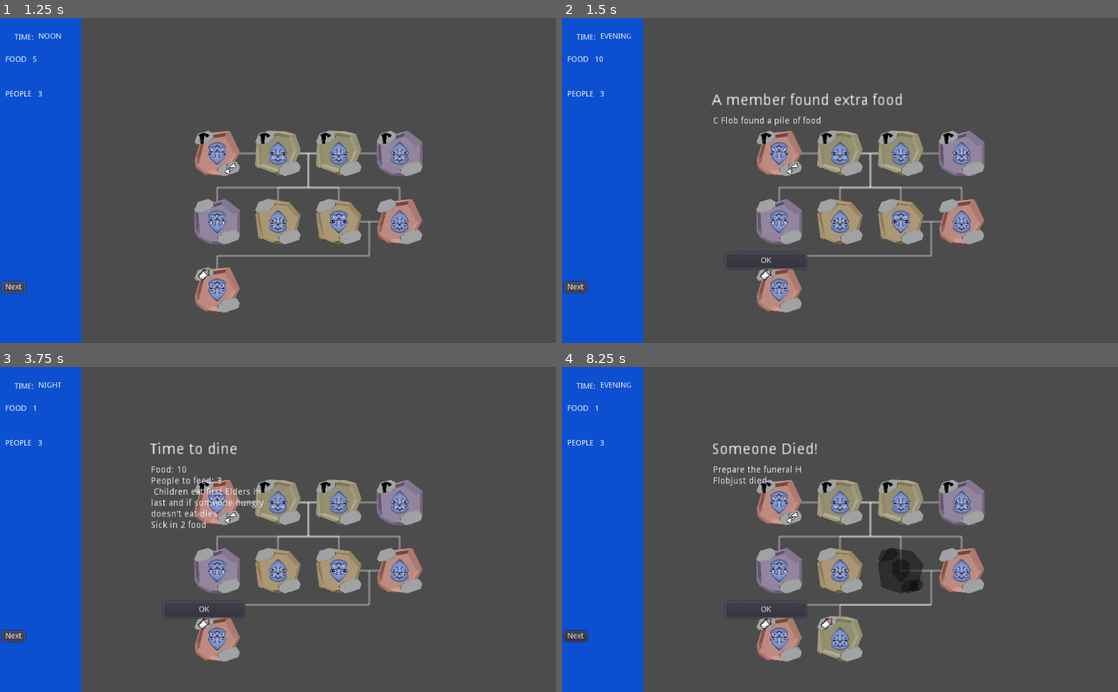
Above: before the commit, frames 1-4 (two rows, left to right).
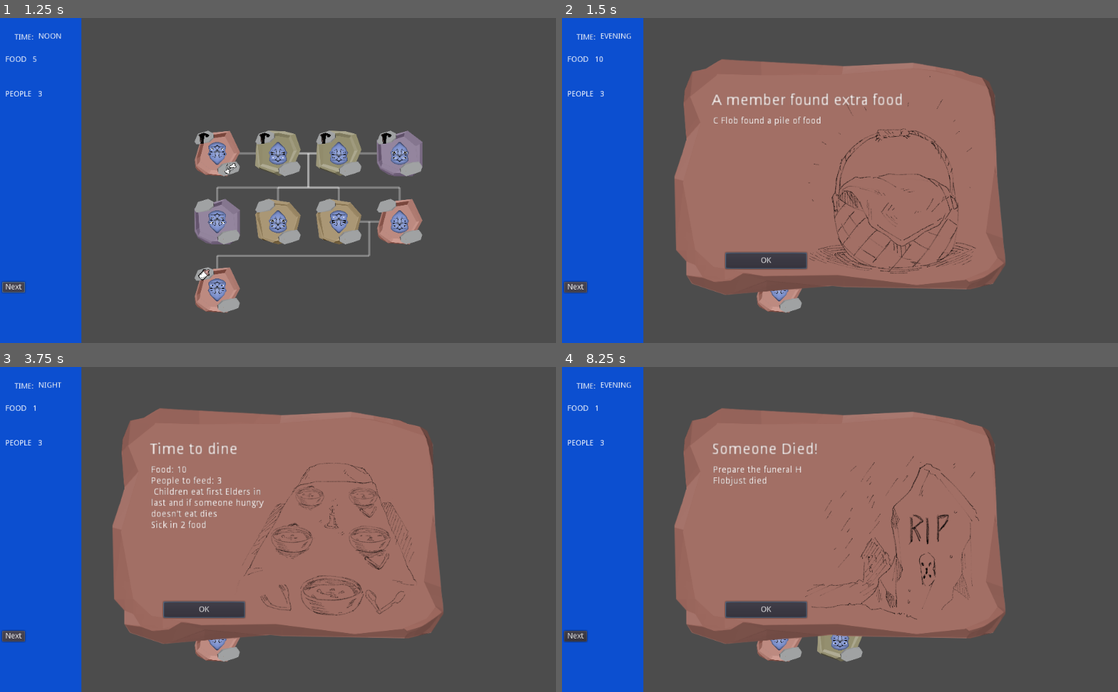
Above: after the commit, the same moments.

Repository: pmoco/GGJ23-FlipFlop_Gene
Game: Godot game, scene res://scenes/test.tscn
Same seed, same stepped clock (60 frames per second), same inputs: the game is played once before the commit and once after it.
Inputs (mouse positions are in pixels of both pictures, inside the frame that each line leads up to):
- Up to frame 1 (1.25 s): click "Next" at 0.5 s
- Up to frame 2 (1.5 s): click "Next" at 1.25 s
- Up to frame 3 (3.75 s): click "OK" at 2 s; click "OK" at 2.75 s; click "Next" at 3.5 s
- Up to frame 4 (8.25 s): click "OK" at 4.25 s; tap Enter at 5, 6.5, 8 s; move the mouse to (812, 594) at 5.02 s; click (812, 594) at 5.17 s; tap Space at 5.75, 7.25 s; move the mouse to (1006, 578) at 5.77 s; click (1006, 578) at 5.92 s; move the mouse to (673, 480) at 6.52 s; click (673, 480) at 6.67 s; move the mouse to (867, 529) at 7.27 s; click (867, 529) at 7.42 s; move the mouse to (756, 448) at 8.02 s; click (756, 448) at 8.17 s

Frame 1 is identical in both runs. In frame 2, 38% of the frame differs, in the area x 20-80%, y 12-86%; in frame 3, 37%; in frame 4, 38%.

Commit message:
Correct splashart pathing

Diff:
--- a/scripts/Events/DiedEvent.gd
+++ b/scripts/Events/DiedEvent.gd
@@ -22,7 +22,7 @@
 	scene.peopleCount = scene.peopleCount -1
 
 	self.eventName =  "ThisisaDeathEvent"
-	self.photoPath = "ASSETS/SPLASHART_DEATH.png"
+	self.photoPath = "SPLASHART/SPLASHART_DEATH.png"
 
 	character_to_kill.is_alive = false
 	return 0
--- a/scripts/Events/DineEvent.gd
+++ b/scripts/Events/DineEvent.gd
@@ -6,7 +6,7 @@
 	self.text = "Food: "+ String(scene.food) + "\nPeople to feed: "+ String(scene.peopleCount)+ "\n Children eat first Elders in last and if someone hungry doesn't eat dies\nSick in 2 food"
 
 	self.eventName =  "ThisisaDineEvent"
-	self.photoPath = "ASSETS/SPLASHART_MEAL.png"
+	self.photoPath = "SPLASHART/SPLASHART_MEAL TIME.png"
 
 	return 0
 #	scene.graph_holder
--- a/scripts/Events/ExtrafoodEvent.gd
+++ b/scripts/Events/ExtrafoodEvent.gd
@@ -14,5 +14,5 @@
 	scene.food = scene.food +5
 
 	self.eventName =  "ThisisanextrafoodEvent"
-	self.photoPath = "ASSETS/SPLASHART_EXTRA FOOD.png"
+	self.photoPath = "SPLASHART/SPLASHART_EXTRA FOOD.png"
 	return 0
--- a/scripts/Events/HaveChildEvent.gd
+++ b/scripts/Events/HaveChildEvent.gd
@@ -25,7 +25,7 @@
 	scene.peopleCount = scene.peopleCount +1
 
 	self.eventName =  "ThisisanEvent"
-	self.photoPath = "ASSETS/SPLASHART_BABY.png"
+	self.photoPath = "SPLASHART/SPLASHART_BABY.png"
 
 #	scene.graph_holder
 	var baby = Character.new()
--- a/scripts/Events/MarryEvent.gd
+++ b/scripts/Events/MarryEvent.gd
@@ -20,7 +20,7 @@
 	scene.peopleCount = scene.peopleCount +1
 
 	self.eventName =  "ThisisanEvent"
-	self.photoPath = "ASSETS/SPLASHART_MARRIAGE.png"
+	self.photoPath = "SPLASHART/SPLASHART_MARRIAGE.png"
 
 #	scene.graph_holder
 	character1.marry(character2)
--- a/scripts/Events/SickEvent.gd
+++ b/scripts/Events/SickEvent.gd
@@ -23,7 +23,7 @@
 		self.text = character_to_kill.first_name+" " +character_to_kill.last_name+ " got sick"
 
 	self.eventName =  "ThisisaSickEvent"
-	self.photoPath = "ASSETS/SPLASHART_SICKNESS.png"
+	self.photoPath = "SPLASHART/SPLASHART_SICKNESS.png"
 
 	return 0
 	#Change character state
--- a/scripts/Events/StrangerFoundEvent.gd
+++ b/scripts/Events/StrangerFoundEvent.gd
@@ -13,7 +13,7 @@
 	scene.peopleCount = scene.peopleCount +1
 
 	self.eventName =  "ThisisanEvent"
-	self.photoPath = "ASSETS/SPLASHART_STRANGER.png"
+	self.photoPath = "SPLASHART/SPLASHART_STRANGER FOUND.png"
 
 #	scene.graph_holder
 	var stranger = Character.new()
--- a/scripts/Events/WoundedEvent.gd
+++ b/scripts/Events/WoundedEvent.gd
@@ -23,7 +23,7 @@
 		self.text = character_to_kill.first_name+" " +character_to_kill.last_name+ " got injured"
 
 	self.eventName =  "ThisisawoundedEvent"
-	self.photoPath = "ASSETS/SPLASHART_SICKNESS.png"
+	self.photoPath = "SPLASHART/SPLASHART_SICKNESS.png"
 	return 0
 
 	#Change character state
--- a/scripts/states/Night.gd
+++ b/scripts/states/Night.gd
@@ -1,6 +1,4 @@
 class_name Night extends State
-
-
 
 
 # Called when the node enters the scene tree for the first time.
